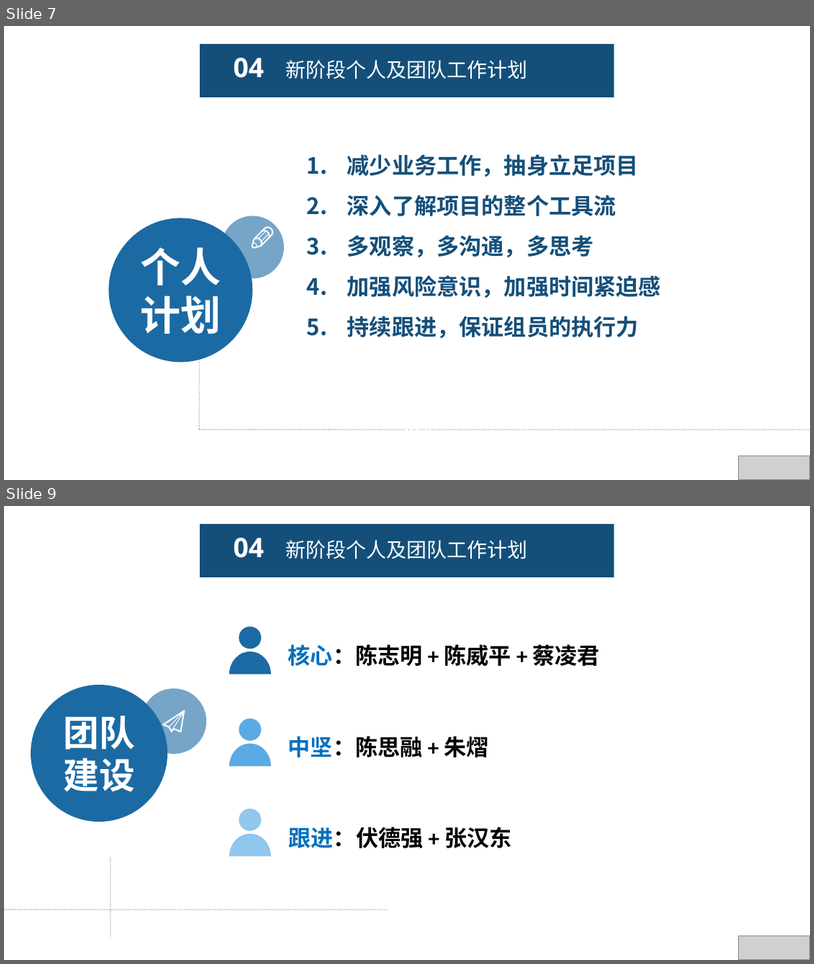
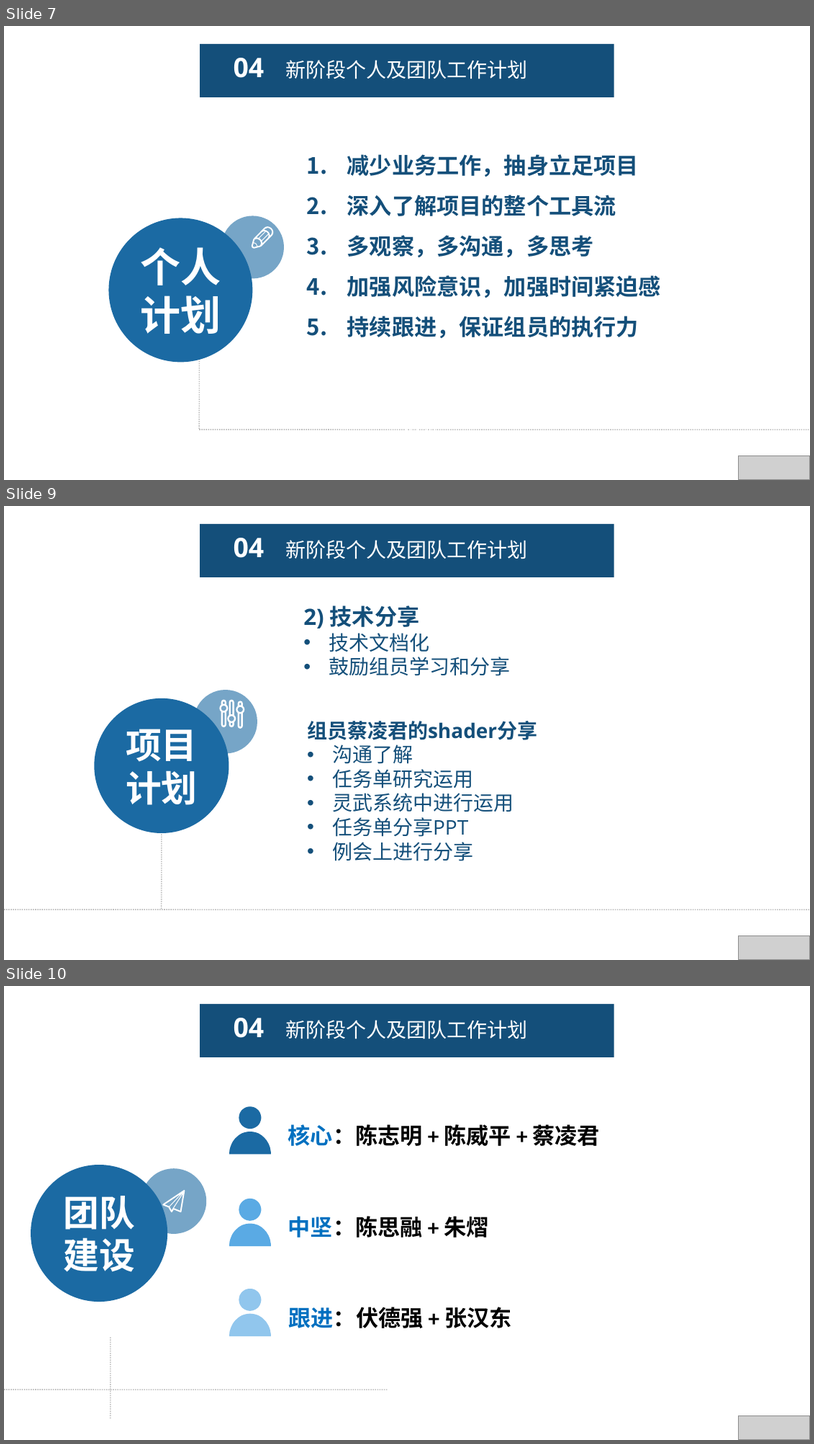
Before and after one commit to fengyuyu/world_rpg, a slide deck: 陈国锋-述职报告 .pptx. Shown one above the other, each under a label of ours: slides 7 and 9 before the commit, slides 7, 9 and 10 after it; the slides between them are not shown. The pictures are 814x964 and 814x1444 pixels, drawn with LibreOffice and Linux fonts; fonts in the diff are those of the drawing; grey boxes stand for pictures. Boxes give left, top, right and bottom in pixels: in the first picture for what was removed or moved away, otherwise in the second. Text is boxed around its words. In the diff, an @@ line names an element or a change of style, - is before the commit and + after.

```diff
--- a/陈国锋-述职报告 .pptx
+++ b/陈国锋-述职报告 .pptx
@@ slide 9 added at [4, 506, 810, 960], background #FFFFFF @@
@@ rectangle added at [200, 524, 615, 577], fill #144F7A @@
@@ text added at [234, 538, 265, 558], 24 pt, text #FFFFFF, bold @@
+04
@@ text added at [286, 540, 528, 559], 18 pt, text #FFFFFF @@
+新阶段个人及团队工作计划
@@ text added at [304, 605, 510, 676], 18 pt, text #144F7A @@
+2) 技术分享
+• 技术文档化
+• 鼓励组员学习和分享
@@ group added at [94, 690, 257, 833]: 3 freeform shapes, 2 ellipses @@
+项目
+计划
@@ text added at [307, 721, 538, 861], 18 pt, text #144F7A @@
+组员蔡凌君的shader分享
+• 沟通了解
+• 任务单研究运用
+• 灵武系统中进行运用
+• 任务单分享PPT
+• 例会上进行分享
@@ line added from (161, 827) to (161, 909), #BFBFBF 1 pt dashed @@
@@ line added from (4, 909) to (810, 909), #BFBFBF 1 pt dashed @@
@@ text added at [278, 908, 317, 910], 18 pt, text #FFFFFF @@
+70%
@@ picture added at [738, 936, 810, 960] @@
@@ what was slide 9 is now slide 10 @@
```
Also in this commit, not shown: 4 slides changed, 1 other slide added, 2 slides removed, 1 other file.
